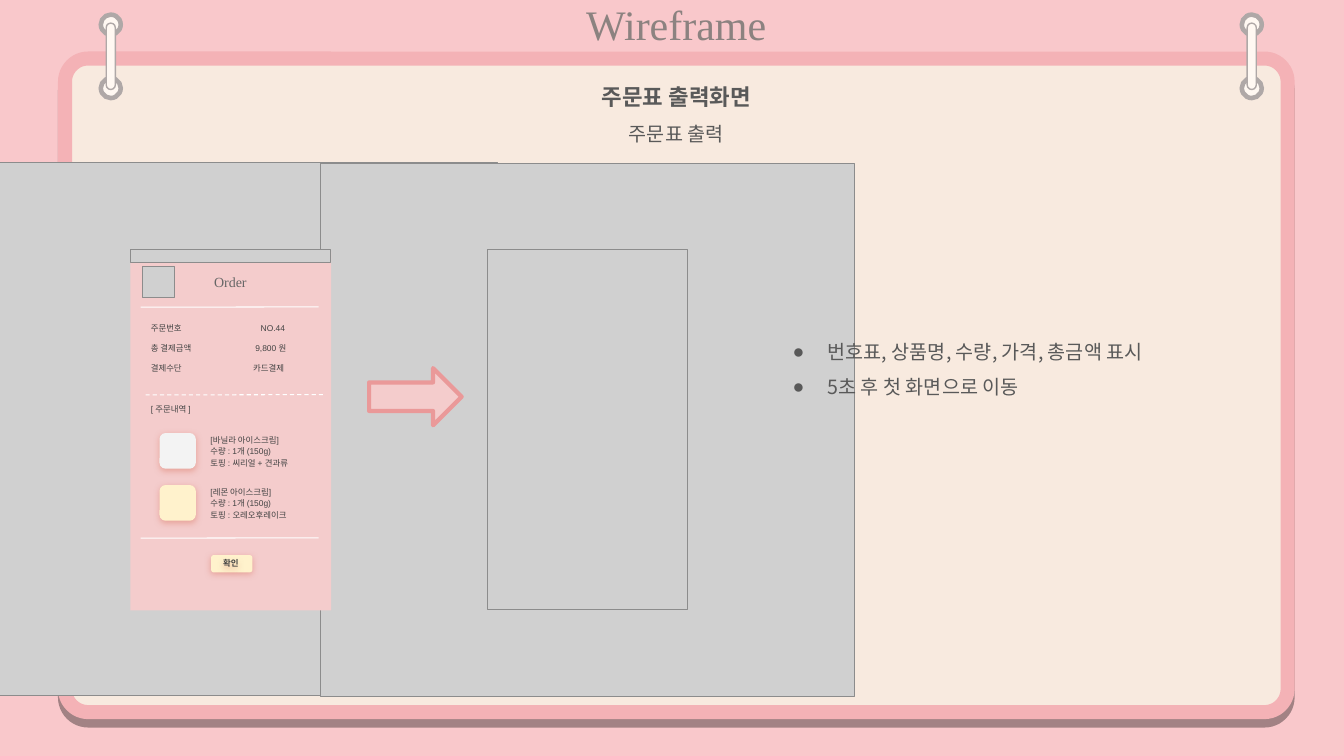
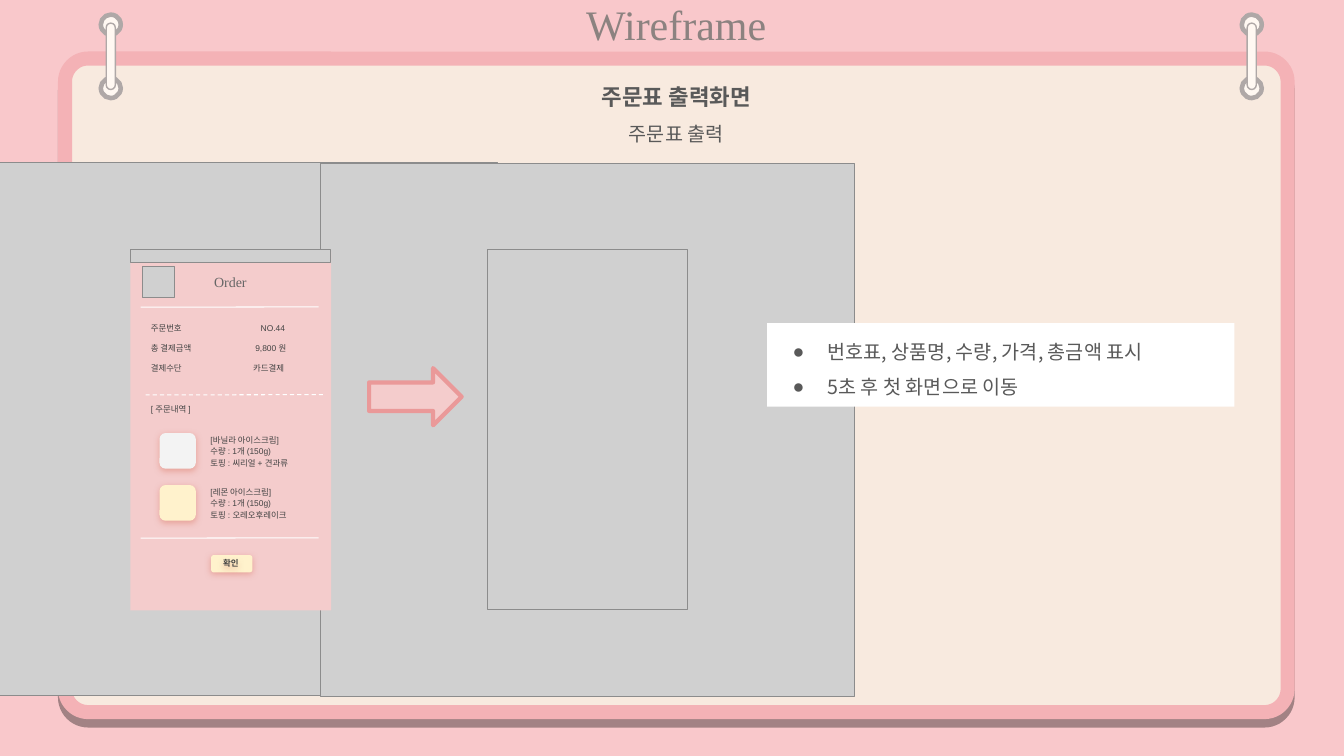
Before and after one commit to yun1112/UI_UX_teamproject, a slide deck: slide 9 of documents/발표 ppt/B-tuur-park.pptx. Drawn at 1344x756 pixels with LibreOffice and Linux fonts; fonts in the diff are those of the drawing; grey boxes stand for pictures. Boxes give left, top, right and bottom in pixels: in the first picture for what was removed or moved away, otherwise in the second. Text is boxed around its words. In the diff, an @@ line names an element or a change of style, - is before the commit and + after.

```diff
--- a/documents/발표 ppt/B-tuur-park.pptx
+++ b/documents/발표 ppt/B-tuur-park.pptx
@@ rectangle "번호표, 상품명, 수량, 가격, 총금액 ...": place and size @@
-rectangle "번호표, 상품명, 수량, 가격, 총금액 ..." at <box>828,339,1143,400</box>
+rectangle "번호표, 상품명, 수량, 가격, 총금액 ..." at <box>767,324,1234,407</box>
@@ rectangle "번호표, 상품명, 수량, 가격, 총금액 ..." at <box>767,324,1234,407</box>: fill none to #FFFFFF @@
```
Also in this commit, not shown: 6 other slides changed.
